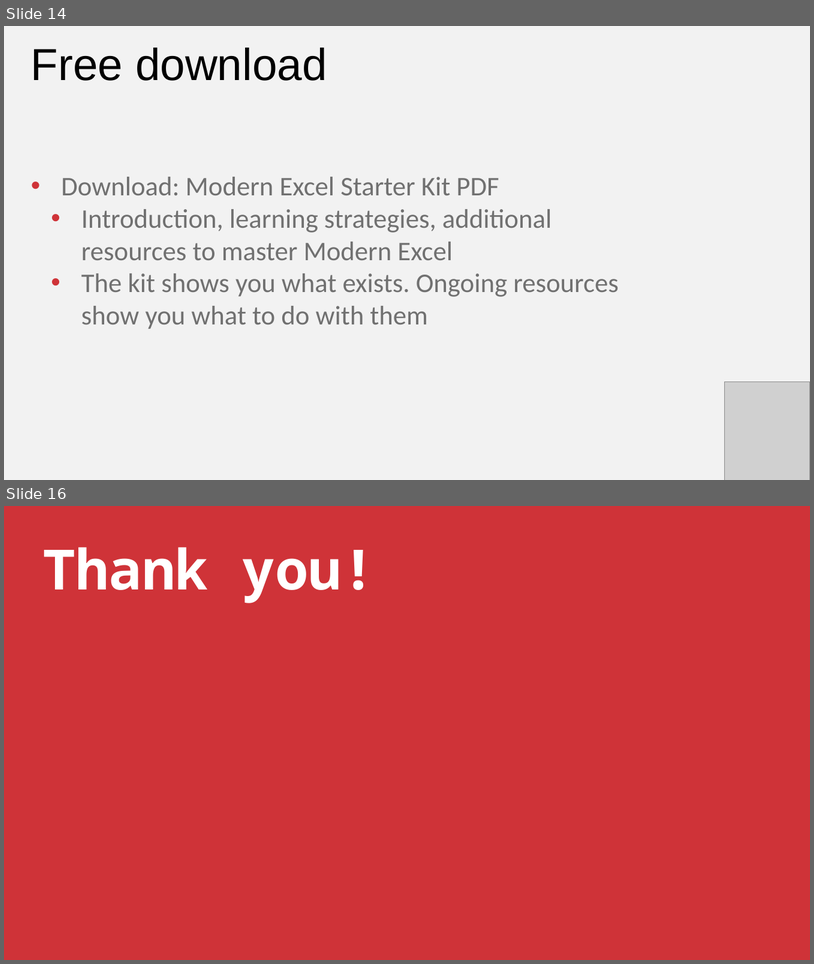
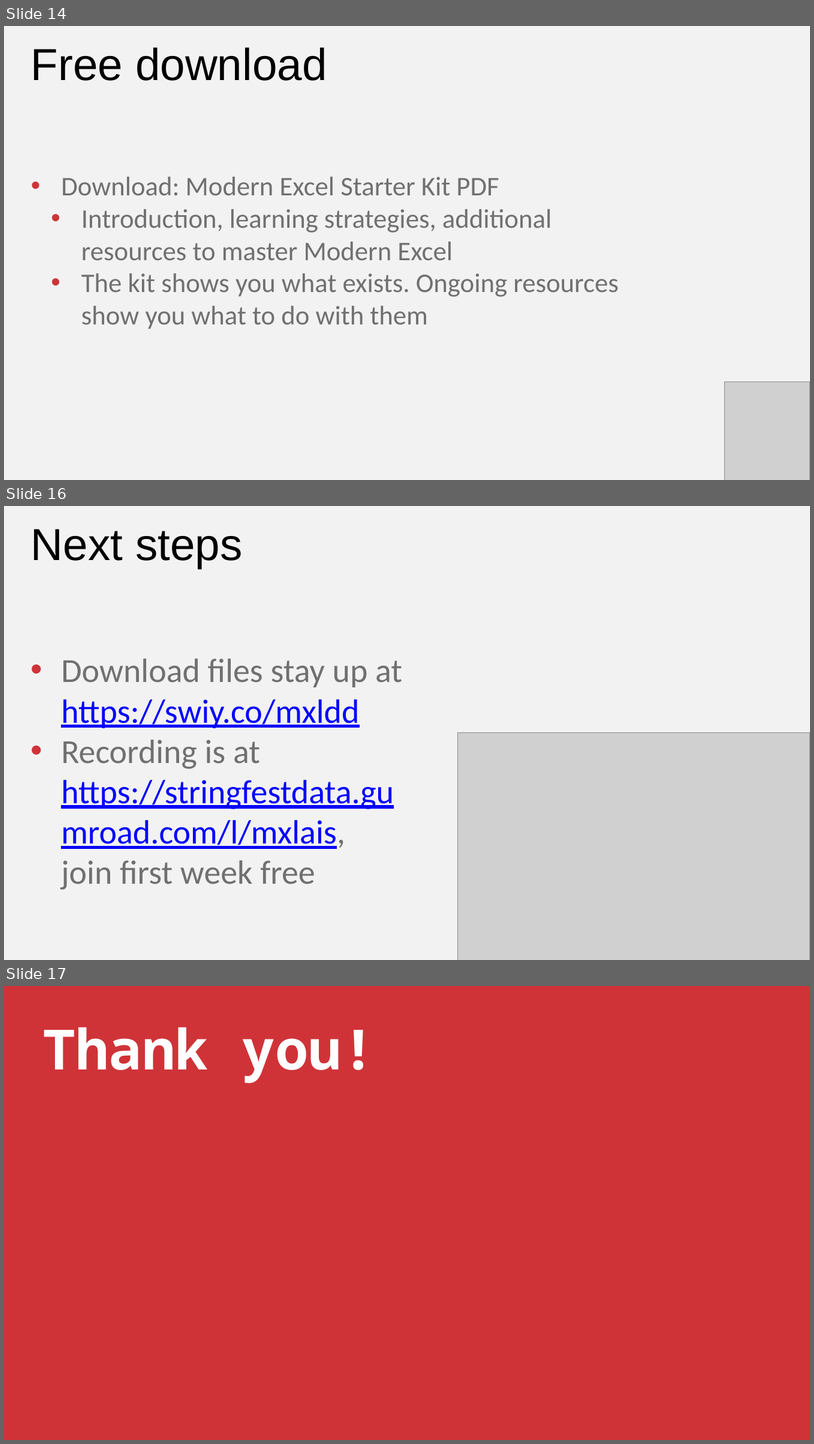
Before and after one commit to stringfestdata/modern-excel-demo-day, a slide deck: modern-excel-demo-day.pptx. Shown one above the other, each under a label of ours: slides 14 and 16 before the commit, slides 14, 16 and 17 after it; the slides between them are not shown. The pictures are 814x964 and 814x1444 pixels, drawn with LibreOffice and Linux fonts; fonts in the diff are those of the drawing; grey boxes stand for pictures. Boxes give left, top, right and bottom in pixels: in the first picture for what was removed or moved away, otherwise in the second. Text is boxed around its words. In the diff, an @@ line names an element or a change of style, - is before the commit and + after.

```diff
--- a/modern-excel-demo-day.pptx
+++ b/modern-excel-demo-day.pptx
@@ slide 16 added at box(4, 506, 810, 960), background #F2F2F2 @@
@@ text added at box(31, 529, 242, 568), 80 pt, text #000000 @@
+Next steps
@@ text added at box(61, 658, 402, 889), 60 pt, text #0000FF, underline @@
+• Download files stay up at https://swiy.co/mxldd
+• Recording is at https://stringfestdata.gumroad.com/l/mxlais, join first week free
@@ picture added at box(458, 732, 810, 960) @@
@@ picture added at box(725, 861, 810, 960) @@
@@ what was slide 16 is now slide 17 @@
```
Also in this commit, not shown: 2 slides changed.
